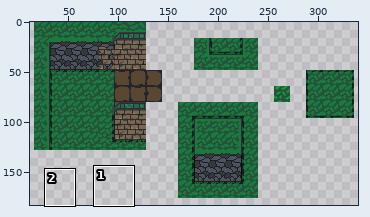
File history of a sprite sheet, Assets/Images/OutsideTileset.png. The first picture is a wide view before the edit; the outline marks the close-up.
Close-up. Before the commit:
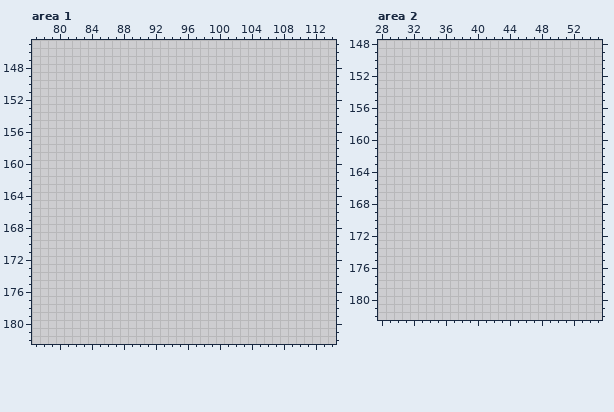
The file is 448x192 pixels. Shown: area 1: x 77..114, y 145..182; area 2: x 28..55, y 148..182. The wide view leaves out empty margins.
Now the later version:
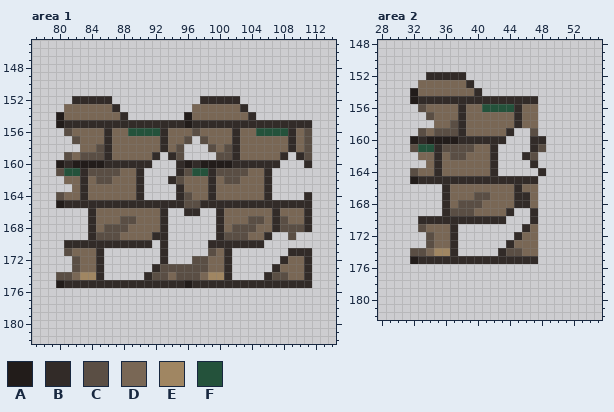
Palette (. is transparent): A #221c1a  B #322b28  C #5a4e44  D #796755  E #a08662  F #24523b
The edit:
Changed rows in their new state; - is an unchanged pixel.
Area 1:
first column x 80:
152 --BBBBB-----------BBBBB---------
153 -DDDDDDB---------DDDDDDB--------
154 ADDDDDDDB-------ADDDDDDDB-------
155 ABBBBBBBBBBBBBBBABBBBBBBBBBBBBBB
156 -CDDDDBDDFFFFBDDDCDDDDBDDFFFFBDC
157 --CDDDBDDDDDDBDDC-CDDDBDDDDDDBDC
158 ---DDCBDDDDDDBDC---CDCBDDDDDDBDC
159 -CDCCCBDDDDDB-BC----CCBDDDDDB-BC
160 ABAAAABBBBBB---BABAAAABBBBBB---B
161 CFFBCCCCDDB----BCFFBCCCCDDB-----
162 -DDBDCCDDDB---BCDDDBDCCDDDB-----
163 --DBDDDDDDB----BDDDBDDDDDDB-----
164 CDDBDDDDDDB----BCDDBDDDDDDB----B
165 ABBBBBBBBBBBBBBBCCBBBBBBBBBBBBBB
166 ----BDDDDDDDDB--BB--BDDDDDDBDDDB
167 ----BDDDCCDDDB------BDDDCCDBCDDB
168 ----BDCCCDDDDB------BDCCCDDBCCCB
169 ----BCCCDDDDBB------BCCCDDB--C--
170 -BBBBBBBBBBB-B-----BBBBBBB------
171 -CDDDB-------B-----CDB-------BBB
172 --CDDB-------B---CCDDB------BDDB
173 --CDDB------BCCCCCCDDB-----BDDDB
174 CCDEEB-----BCCDCCCDEEB----BCCDDB
175 ABBBBBBBBBBBBBBBABBBBBBBBBBBBBBB
Area 2:
first column x 32:
152 --BBBBB----------
153 -DDDDDDB---------
154 ADDDDDDDB--------
155 ABBBBBBBBBBBBBBB-
156 -CDDDDBDDFFFFBDD-
157 --CDDDBDDDDDDBDD-
158 ---DDCBDDDDDDBDD-
159 -CDCCCBDDDDDB--C-
160 ABAAAABBBBBB---BB
161 CFFBCCCCDDB----BC
162 -DDBDCCDDDB---BC-
163 --DBDDDDDDB----B-
164 CDDBDDDDDDB-----B
165 ABBBBBBBBBBBBBBB-
166 ----BDDDDDDDDBDD-
167 ----BDDDCCDDDBBD-
168 ----BDCCCDDDDBBD-
169 ----BCCCDDDDB--B-
170 -BBBBBBBBBBB---B-
171 -CDDDB--------BD-
172 --CDDB-------BDD-
173 --CDDB------BDDD-
174 CCDEEB-----BCCDD-
175 ABBBBBBBBBBBBBBB-
Where, in picture pixels (left, top, right, bottom), the same in both close-ups:
added: (56, 96, 312, 288)
added: (410, 72, 546, 264)
